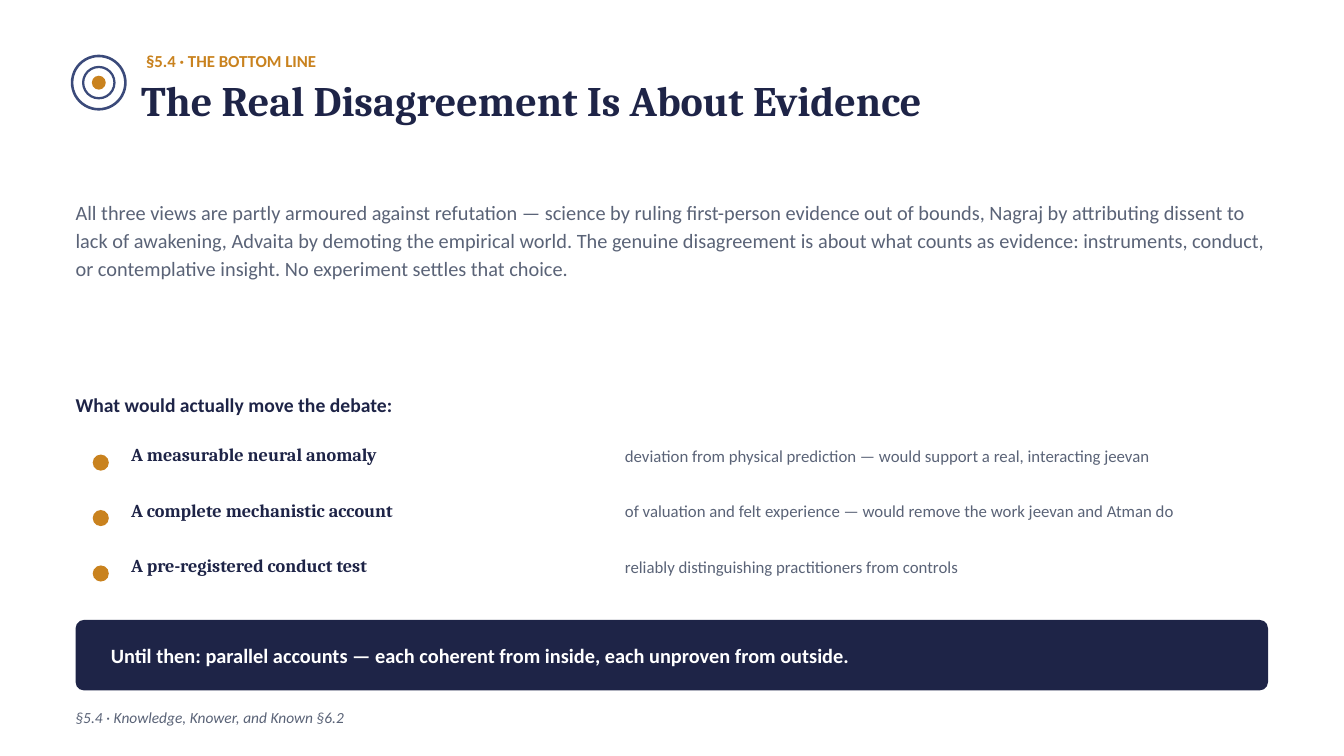
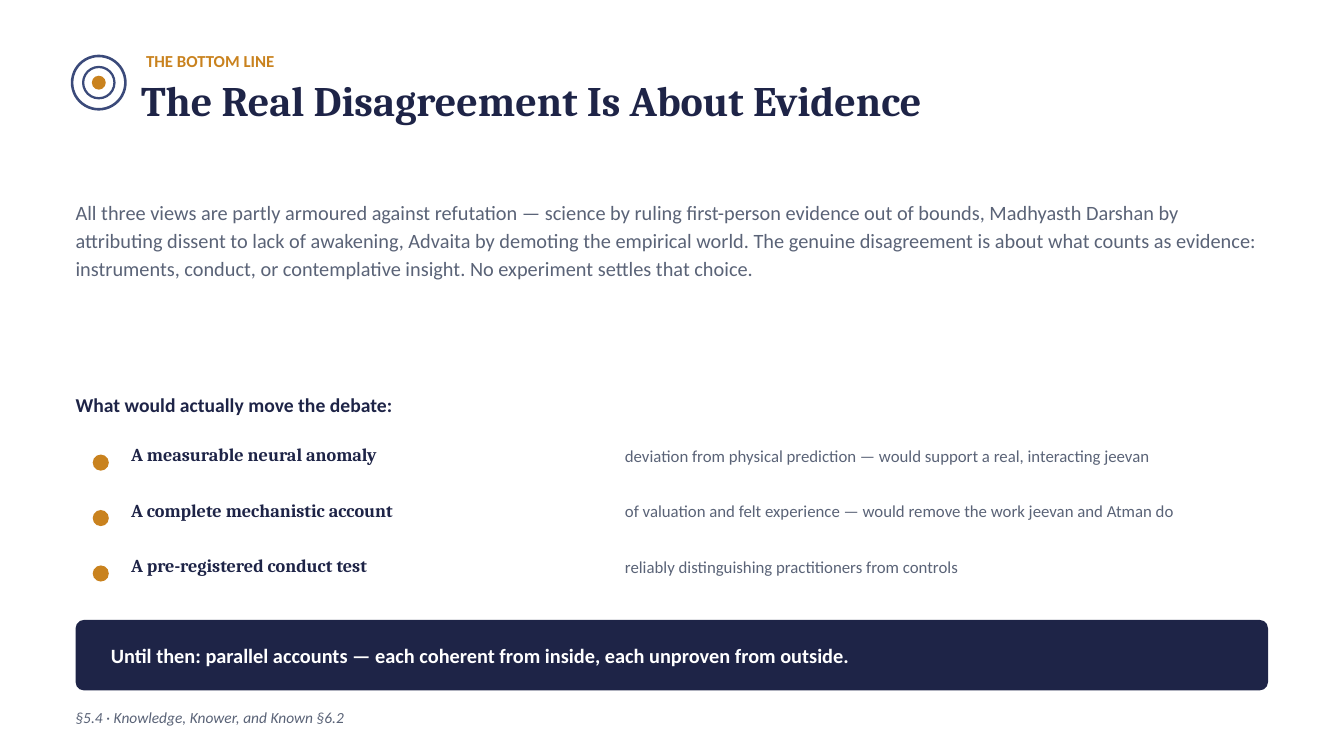
Before and after one commit to raghavamohan/AnalyticMadhyasthDarshan, a slide deck: slide 19 of Studies/Why-Humans-Are-Not-Just-Material/Why-Humans-Are-Not-Just-Material.pptx. Drawn at 1344x756 pixels with LibreOffice and Linux fonts; fonts in the diff are those of the drawing. Boxes give left, top, right and bottom in pixels: in the first picture for what was removed or moved away, otherwise in the second. Text is boxed around its words. In the diff, an @@ line names an element or a change of style, - is before the commit and + after.

```diff
--- a/Studies/Why-Humans-Are-Not-Just-Material/Why-Humans-Are-Not-Just-Material.pptx
+++ b/Studies/Why-Humans-Are-Not-Just-Material/Why-Humans-Are-Not-Just-Material.pptx
@@ text at <box>146,56,275,67</box>: text changed @@
-§5.4 · THE BOTTOM LINE
+THE BOTTOM LINE
@@ text at <box>76,206,1255,280</box>: text changed @@
-All three views are partly armoured against refutation — science by ruling first-person evidence out of bounds, Nagraj by attributing dissent to lack of awakening, Advaita by demoting the empirical world. The genuine disagreement is about what counts as evidence: instruments, conduct, or contemplative insight. No experiment settles that choice.
+All three views are partly armoured against refutation — science by ruling first-person evidence out of bounds, Madhyasth Darshan by attributing dissent to lack of awakening, Advaita by demoting the empirical world. The genuine disagreement is about what counts as evidence: instruments, conduct, or contemplative insight. No experiment settles that choice.
```
Also in this commit, not shown: 17 other slides changed, 6 other files.
